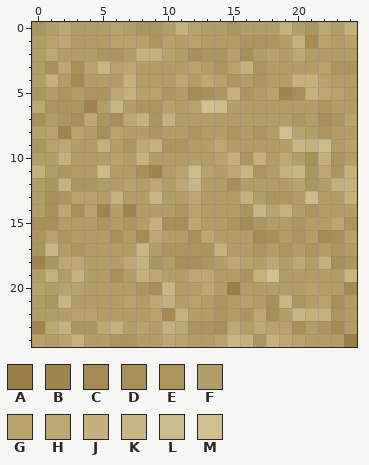
Two versions of one pixel-art sprite, res/sand.png. The picture above was drawn from the file before the commit.
The file is 50x50 pixels, drawn in blocks of 2x2; one block is one cell here. Colours within 5 levels of each other are drawn and written as one.
Palette (. is transparent): A #997c43f7  B #9f834af7  C #a4894ff7  D #a88e55f7  E #ad955cf7  F #b59d65f7  G #b9a26bf7  H #bea772f7  J #c4b17cf7  K #c9b784f7  L #cdbc8bf7  M #d2c091f7
New version:
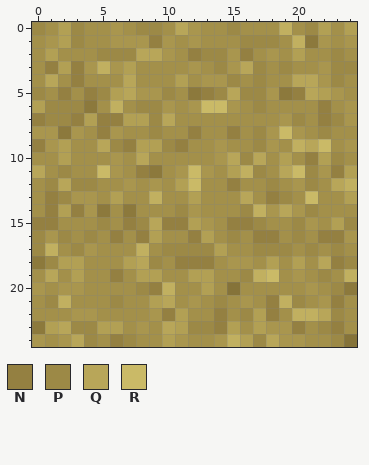
Colours new in this view: N #948041  P #9c8946  Q #b8a659  R #caba67
Author's note on the commit: Updates to grass/sand textures
Edits made:
colour A: #997c43f7 -> #857339
colour B: #9f834af7 -> #8c793c
colour F: #b59d65f7 -> #a3904a
colour G: #b9a26bf7 -> #a9964e
colour H: #bea772f7 -> #b2a054
colour K: #c9b784f7 -> #c1b060
y 0: x 0 E -> P; x 3 F -> P; x 8..9 EE -> PP; x 11 J -> Q; x 15 E -> P; x 19 J -> K; x 21 E -> P; x 24 J -> H
y 1: x 3 F -> P; x 9 E -> N; x 16..18 EEE -> PPP; x 20..21 JC -> KB
y 2: x 5..9 EEFJJ -> PPPQQ; x 12..14 DEE -> NPP; x 16 D -> N; x 23 F -> P
y 3: x 1 D -> N; x 3 D -> N; x 14 E -> P; x 16..17 JE -> QP; x 19 F -> P; x 23..24 EE -> PP
y 4: x 1 J -> Q; x 3 C -> N; x 7 J -> Q; x 13 H -> G; x 15 E -> P; x 17 E -> P; x 20..21 JJ -> QQ; x 23 F -> P
y 5: x 0 E -> P; x 2 E -> N; x 4..5 EE -> NP; x 7 J -> Q; x 10 E -> P; x 12..17 CDEJEF -> BNPQPP; x 20..21 DJ -> NQ
y 6: x 1..3 EEE -> PPP; x 8..9 EE -> PP; x 13..15 MLF -> RRG; x 17 F -> P; x 22 E -> N; x 24 F -> G
y 7: x 0..3 DFED -> NPPN; x 5..6 ED -> NN; x 8..10 JEJ -> HPQ; x 19..20 FE -> GP; x 22..23 DE -> NP
y 8: x 5 D -> N; x 9 E -> P; x 12 E -> N; x 15 E -> N; x 17..19 EFM -> PGR; x 22 E -> P
y 9: x 0 E -> N; x 5..7 JFE -> QPN; x 9..11 JEE -> HPN; x 14 H -> G; x 17..18 FF -> PG; x 21..22 JL -> QR
y 10: x 2 J -> H; x 8 J -> Q; x 15..17 JEJ -> QPQ; x 21..23 DJE -> NHP
y 11: x 0 J -> Q; x 2 E -> P; x 5..6 LF -> RG; x 8 D -> N; x 12 L -> R; x 17 E -> P; x 19..24 JKEHEJ -> QRPGNH
y 12: x 1..4 EJEE -> PQPP; x 9 H -> G; x 12 K -> R; x 15 D -> N; x 18 F -> P; x 21 E -> P; x 23..24 JJ -> QK
y 13: x 1..2 DE -> NP; x 6 J -> H; x 16 J -> Q; x 18..19 EE -> NP; x 21 L -> R; x 24 J -> H
y 14: x 1 D -> N; x 3 D -> N; x 11 E -> P; x 16 E -> P; x 19..21 JFE -> QGP
y 15: x 0..1 DD -> NN; x 5 E -> P; x 7..11 EFJDD -> NPQNN; x 13 F -> G; x 15..17 ECE -> NNP; x 20..21 EF -> PG; x 24 E -> P
y 16: x 0 E -> P; x 2 E -> P; x 4 F -> P; x 6 D -> N; x 8 C -> N; x 12 D -> N; x 15 F -> P; x 17..18 CD -> NN; x 20 E -> P; x 22..23 CD -> NN
y 17: x 0 E -> P; x 3..4 EF -> PG; x 10..14 EEEEJ -> PPPPH; x 17..19 EFE -> PPP; x 21 E -> P; x 23 E -> P
y 18: x 1 E -> P; x 8..9 JE -> QP; x 11..13 DDE -> NNN; x 15 H -> G; x 22..24 JDE -> QNP
y 19: x 1 J -> Q; x 3 J -> H; x 6 D -> N; x 8 J -> H; x 16..18 EJM -> PKR; x 20 F -> G; x 22 F -> P
y 20: x 8..9 ED -> PN; x 23..24 FC -> PB
y 21: x 1 E -> P; x 6..7 FG -> PF; x 10 J -> Q; x 14 E -> P; x 18 D -> N; x 20 E -> P; x 23 D -> N
y 22: x 10..11 CJ -> NH; x 14 E -> N; x 16 E -> P; x 18 D -> N; x 21..23 JJE -> KQP
y 23: x 2..4 JEE -> QPP; x 6 J -> H; x 10 J -> Q; x 12..14 EED -> PPN; x 20 D -> N; x 22..23 EC -> PN
y 24: x 3..4 JF -> QP; x 6..7 EE -> NP; x 16..19 JEJH -> HPQG; x 23 F -> P
